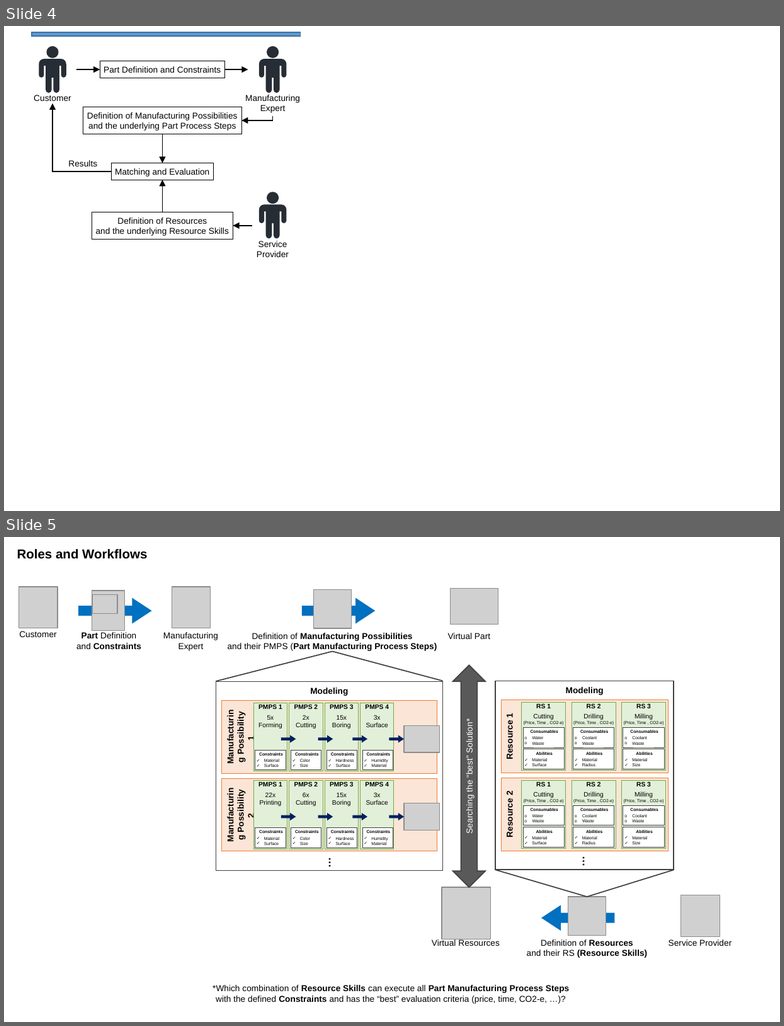
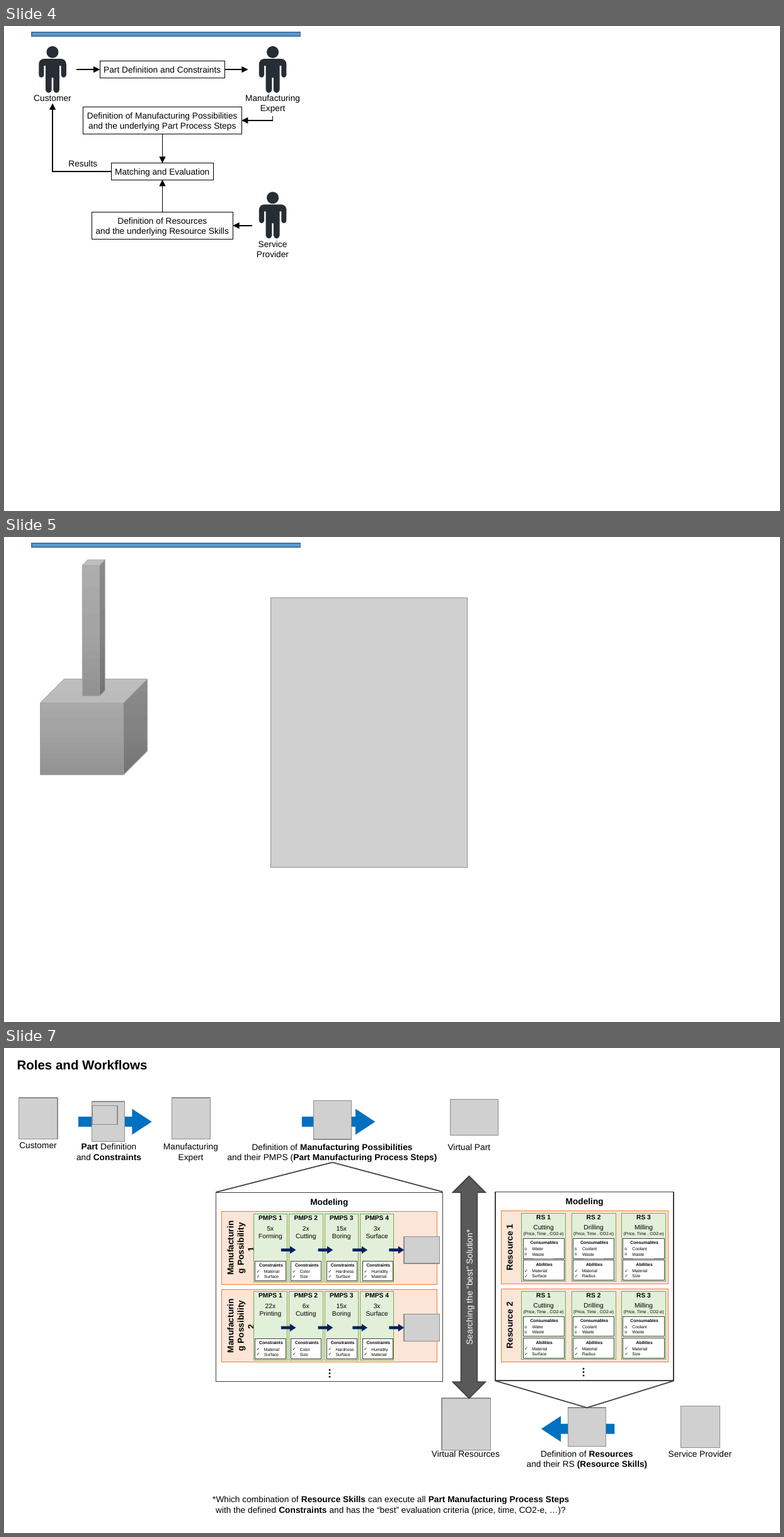
Before and after one commit to iswunistuttgart/plafosus, a slide deck: docs/docu_v1.pptx. Shown one above the other, each under a label of ours: slides 4 and 5 before the commit, slides 4, 5 and 7 after it; the slides between them are not shown. The pictures are 784x1026 and 784x1537 pixels, drawn with LibreOffice and Linux fonts; fonts in the diff are those of the drawing; grey boxes stand for pictures; background and template pictures are left out. Boxes give left, top, right and bottom in pixels: in the first picture for what was removed or moved away, otherwise in the second. Text is boxed around its words. In the diff, an @@ line names an element or a change of style, - is before the commit and + after.

```diff
--- a/docs/docu_v1.pptx
+++ b/docs/docu_v1.pptx
@@ slide 5 added at <box>4,537,780,1022</box>, background #FFFFFF @@
@@ rectangle added at <box>32,543,301,547</box>, fill #5B9BD5, outline #43739E 1 pt @@
@@ cube added at <box>82,560,105,696</box>, fill gradient #AFAFAF to #A5A5A5 to #939393, outline #A5A5A5 0.5 pt @@
@@ picture added at <box>271,597,468,868</box> @@
@@ cube added at <box>41,679,148,775</box>, fill gradient #AFAFAF to #A5A5A5 to #939393, outline #A5A5A5 0.5 pt @@
@@ what was slide 5 is now slide 7 @@
```
Also in this commit, not shown: 1 other slide added, 8 other files.
